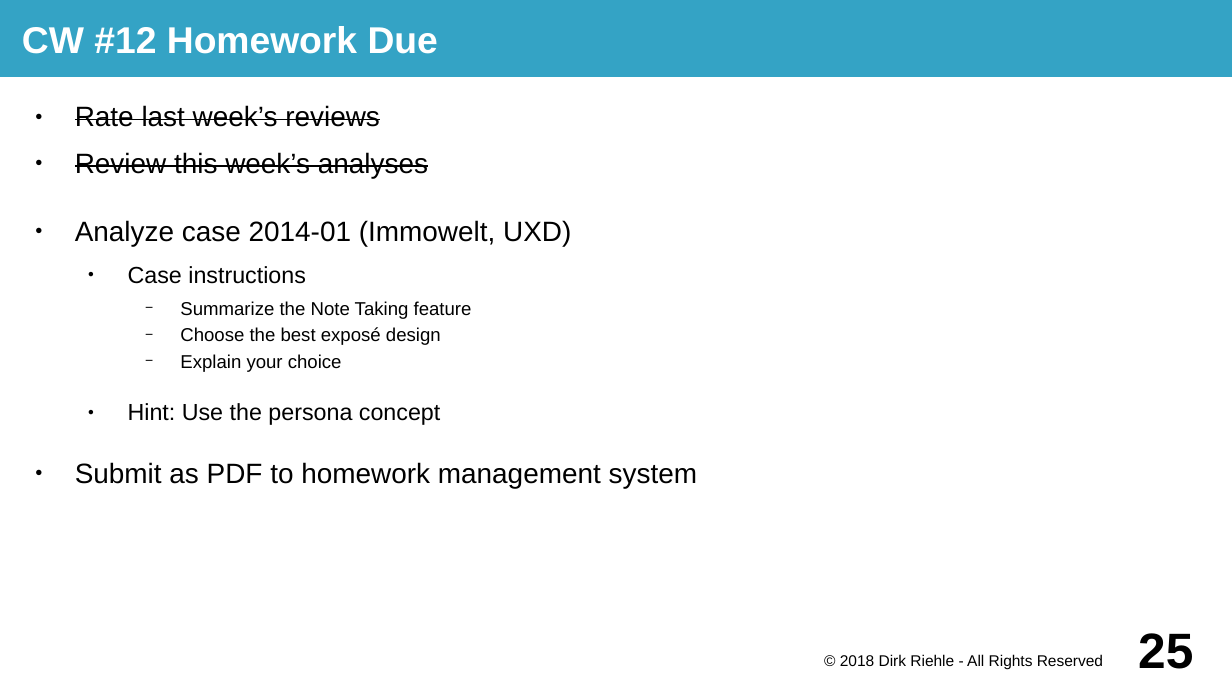
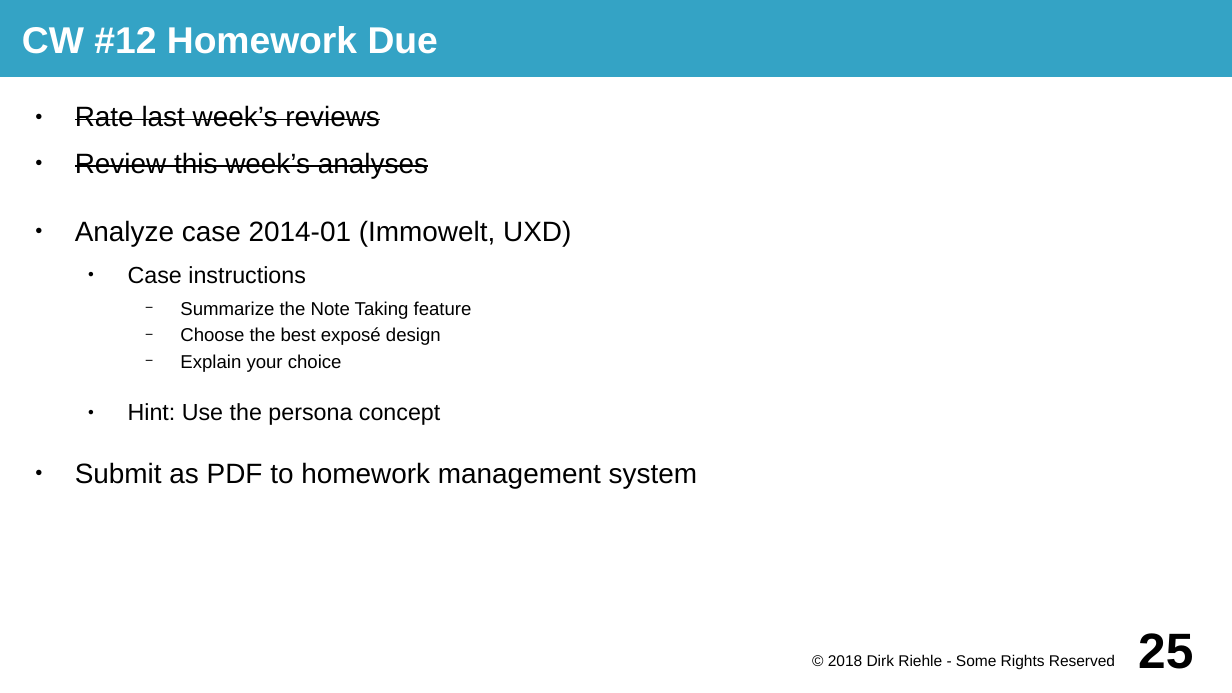
Before and after one commit to dirkriehle/prod-course, a slide deck: slide 25 of Lecture slides/PROD A02 - Course Homework.odp. Drawn at 1232x693 pixels with LibreOffice and Linux fonts; fonts in the diff are those of the drawing. Boxes give left, top, right and bottom in pixels: in the first picture for what was removed or moved away, otherwise in the second. Text is boxed around its words. In the diff, an @@ line names an element or a change of style, - is before the commit and + after.

```diff
--- a/Lecture slides/PROD A02 - Course Homework.odp
+++ b/Lecture slides/PROD A02 - Course Homework.odp
@@ text at <box>828,654,1115,670</box>: text changed @@
-© 2018 Dirk Riehle - All Rights Reserved
+© 2018 Dirk Riehle - Some Rights Reserved
```
Also in this commit, not shown: 27 other slides changed, 18 other files.
